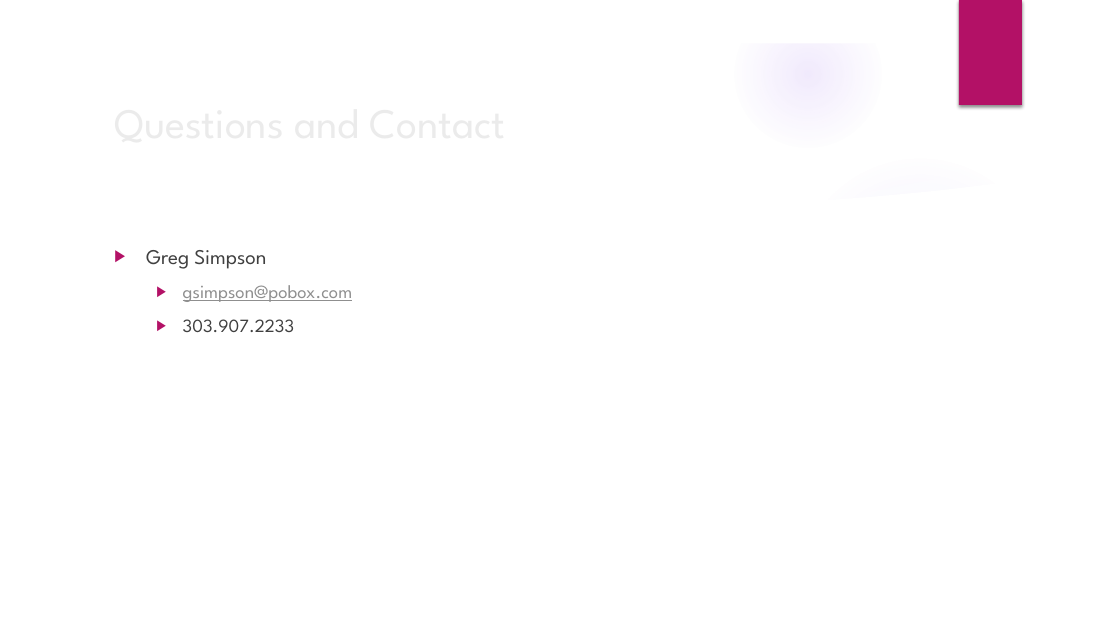
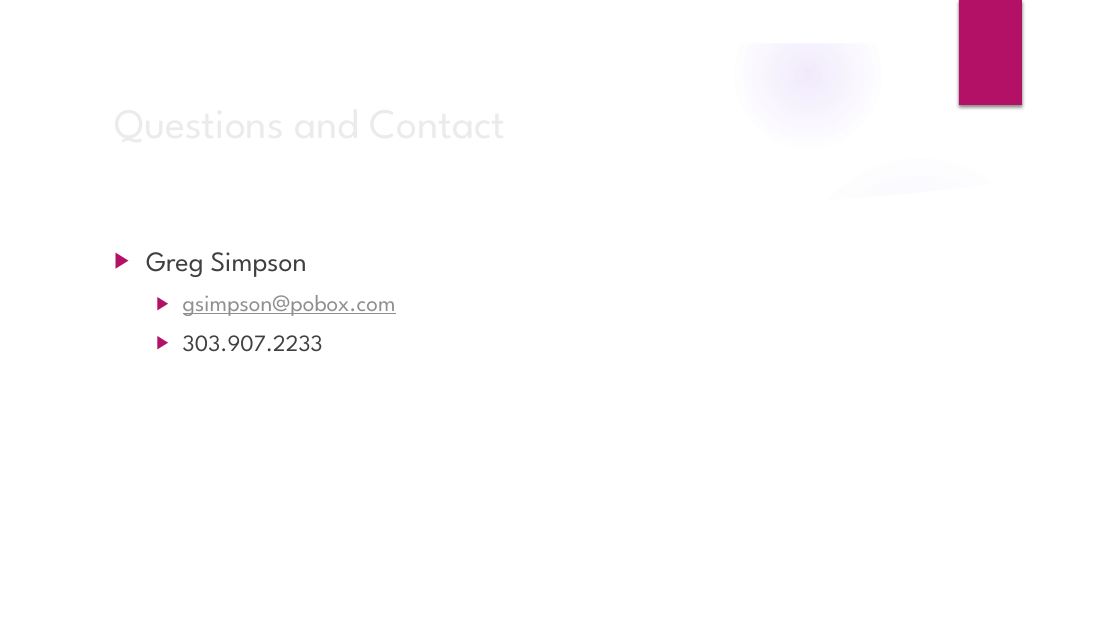
Before and after one commit to GregSimpson/SupportVectorMachine-CancerClassification, a slide deck: slide 14 of docs/gsimpson-CapstonePresentation.pptx. Drawn at 1120x630 pixels with LibreOffice and Linux fonts; fonts in the diff are those of the drawing; background and template pictures are left out. Boxes give left, top, right and bottom in pixels: in the first picture for what was removed or moved away, otherwise in the second. Text is boxed around its words. In the diff, an @@ line names an element or a change of style, - is before the commit and + after.

```diff
--- a/docs/gsimpson-CapstonePresentation.pptx
+++ b/docs/gsimpson-CapstonePresentation.pptx
@@ text "Greg Simpson" at (146,252,396,352): size 18 to 24 pt in "Greg Simpson"; size 16 to 20 pt in "gsimpson@pobox.com", "303.907.2233" @@
```
Also in this commit, not shown: 8 other slides changed, 2 slides removed, 1 other file.
